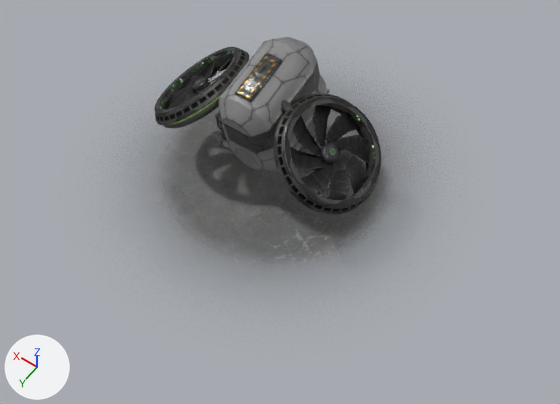
What one commit did to the glTF model assets/models/enemy_splitter.glb.
The view is the same before and after, from a camera (50 mm lens) standing at (-2.74, 3.76, 4.15) and looking at (-0.37, 0.44, -1.06). Lighting does not change. The marker at lower left points along +X, +Y and +Z. The older version comes first. Where no turn or scale is listed for an object, it has been applied to the vertices.

In view in the first picture: 'Drone_Body_body_0', 'Drone_Turb_Blade_L_body_0', 'Drone_Turb_Blade_R_body_0', 'Drone_Turb_M_L_body_0', 'Drone_Turb_M_R_body_0', 'Drone_UPart_body_0', 'Scheibe_Boden_0' and 5 more.
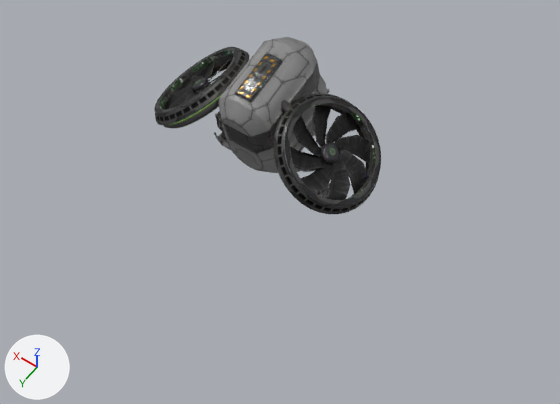
Where the change shows, as pixel boxes (x1, y1, x2, y2) in the pictures (560 x 404 px):
'Scheibe_Boden_0', no longer drawn: before (149, 91, 401, 274)

What the commit changed:
Object 'Scheibe_Boden_0' (ob_scheibe_boden_0) now shows nothing instead of me_scheibe_boden_0.
